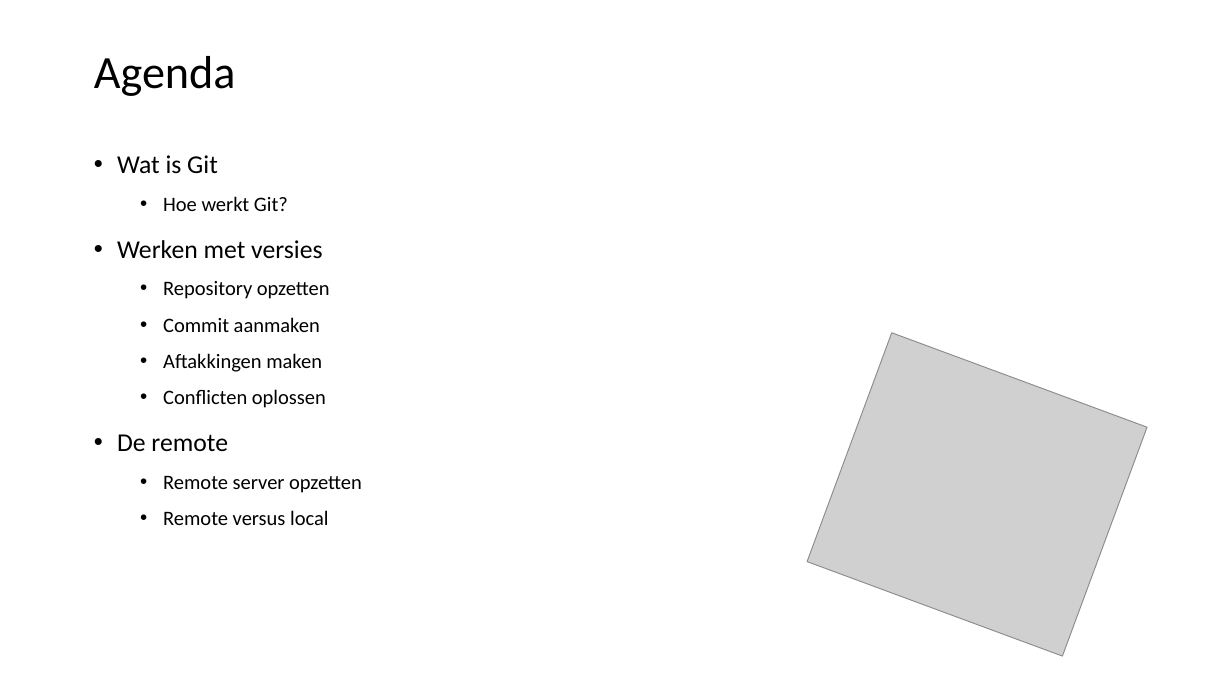
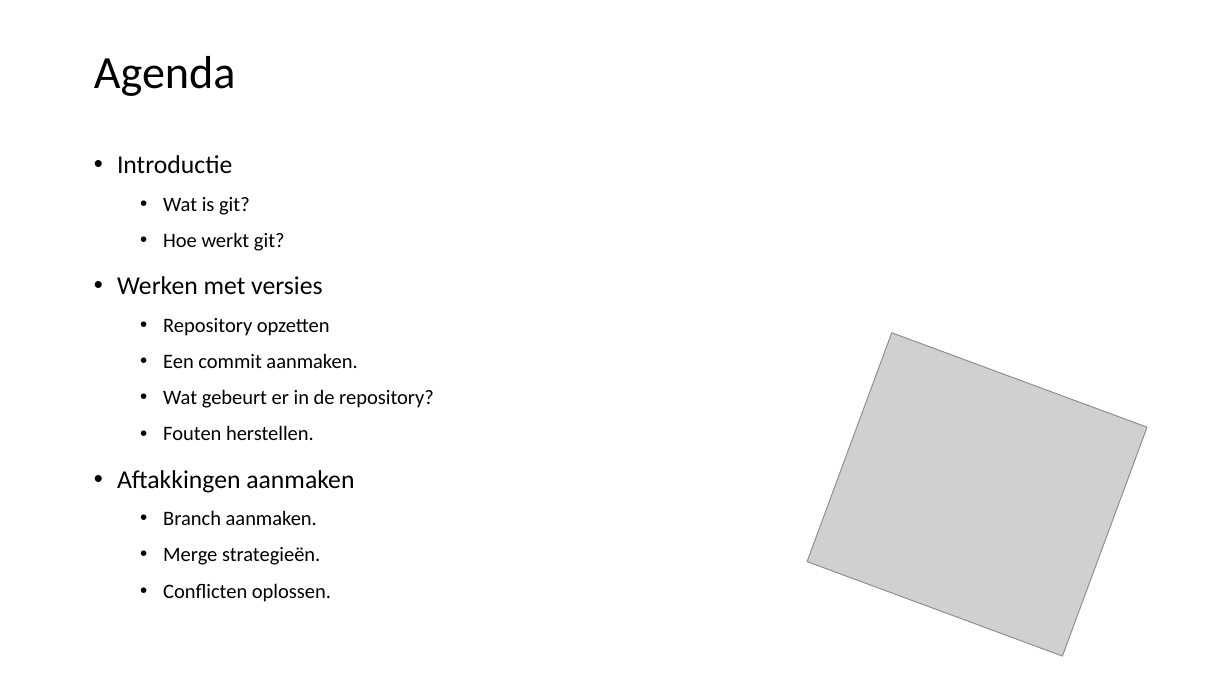
Before and after one commit to LFKoning/knowledge-sharing, a slide deck: slide 2 of git/1_basics/git_basic.pptx. Drawn at 1232x693 pixels with LibreOffice and Linux fonts; fonts in the diff are those of the drawing; grey boxes stand for pictures. Boxes give left, top, right and bottom in pixels: in the first picture for what was removed or moved away, otherwise in the second. Text is boxed around its words. In the diff, an @@ line names an element or a change of style, - is before the commit and + after.

```diff
--- a/git/1_basics/git_basic.pptx
+++ b/git/1_basics/git_basic.pptx
@@ text at <box>117,155,285,251</box>: text changed @@
-• Wat is Git
-  • Hoe werkt Git?
+• Introductie
+  • Wat is git?
+  • Hoe werkt git?
@@ text at <box>117,353,434,602</box>: text changed @@
-  • Commit aanmaken
-  • Aftakkingen maken
-  • Conflicten oplossen
-• De remote
-  • Remote server opzetten
-  • Remote versus local
+  • Een commit aanmaken.
+  • Wat gebeurt er in de repository?
+  • Fouten herstellen.
+• Aftakkingen aanmaken
+  • Branch aanmaken.
+  • Merge strategieën.
+  • Conflicten oplossen.
```
Also in this commit, not shown: 3 slides added, 1 slide removed, 2 other files.
